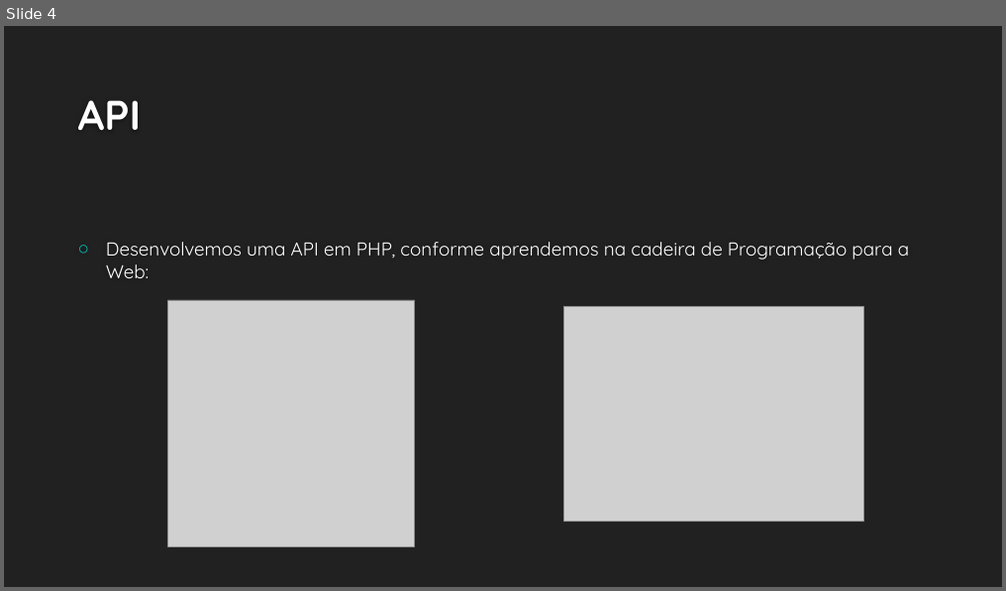
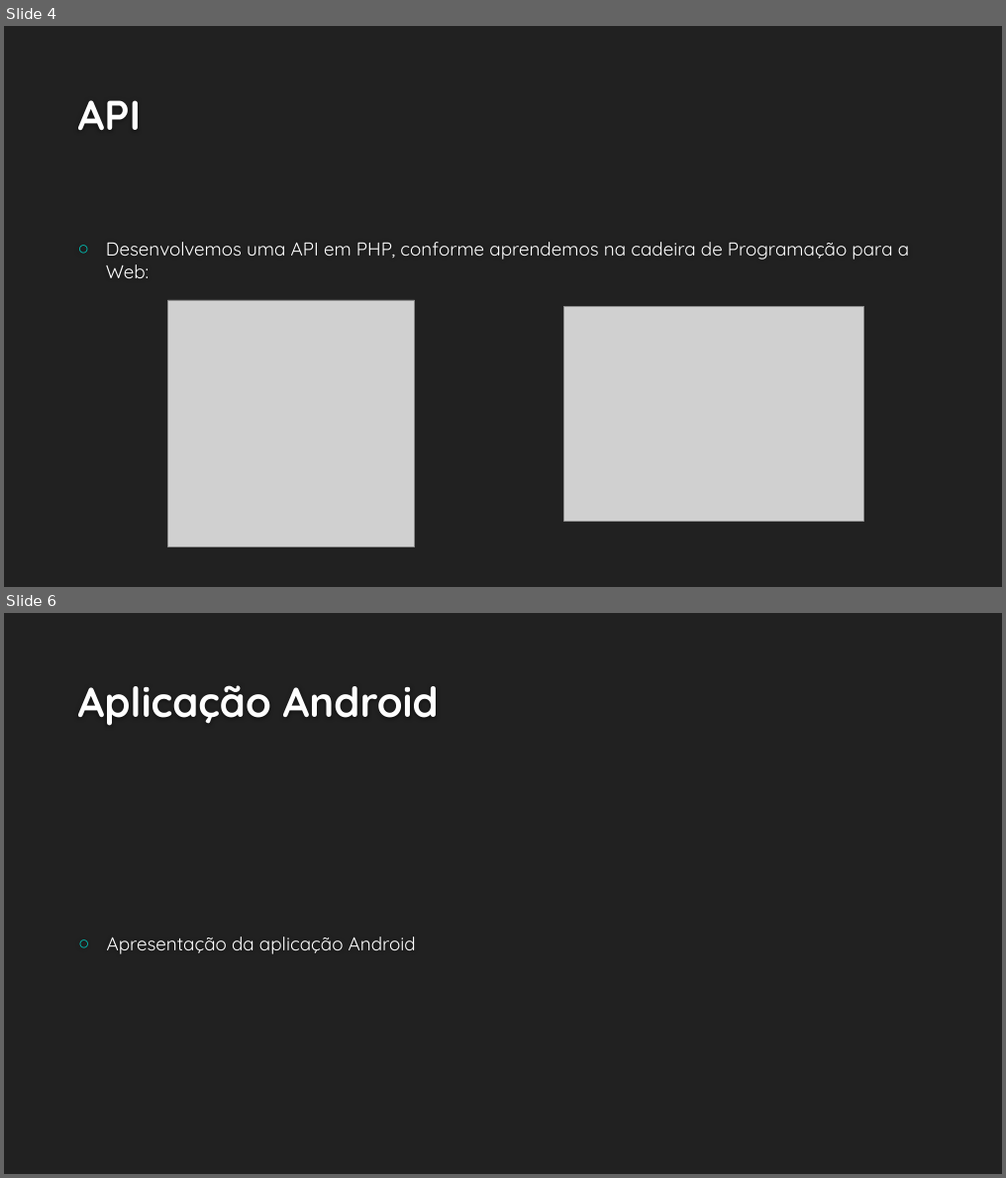
Before and after one commit to nicerinno/HardwareHamlet, a slide deck: Apresentacao HardwareHamlet.pptx. Shown one above the other, each under a label of ours: slide 4 before the commit, slides 4 and 6 after it; the slides between them are not shown. The pictures are 1006x591 and 1006x1178 pixels, drawn with LibreOffice and Linux fonts; fonts in the diff are those of the drawing; grey boxes stand for pictures; background and template pictures are left out. Boxes give left, top, right and bottom in pixels: in the first picture for what was removed or moved away, otherwise in the second. Text is boxed around its words. In the diff, an @@ line names an element or a change of style, - is before the commit and + after.

```diff
--- a/Apresentacao HardwareHamlet.pptx
+++ b/Apresentacao HardwareHamlet.pptx
@@ slide 6 added at <box>4,613,1002,1174</box>, background #212121 @@
@@ title added at <box>78,685,439,726</box>, 40 pt, text #FEFEFE, bold @@
+Aplicação Android
@@ text added at <box>107,937,416,955</box>, 18 pt, text #FFFFFF @@
+○ Apresentação da aplicação Android
```
Also in this commit, not shown: 2 other slides added, 2 slides removed.
